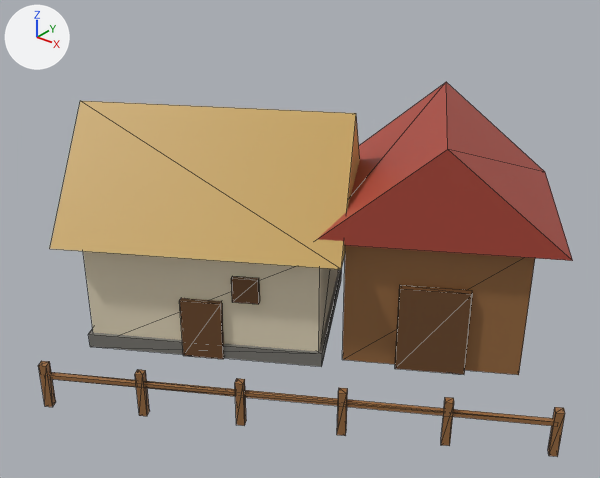
The glTF model art/models/building_8.glb as it was, and as the next commit left it.
Before and after are seen from a camera (50 mm lens) standing at (1.227, -1.609, 1.259) and looking at (0.006, -0.083, 0.313). Arrows for +X, +Y and +Z are at upper left; the lights stay in place. The picture after the commit comes second. Mesh edges are drawn as thin lines. Vertices at exactly the same position are counted once.

The first picture shows 'building_8'.
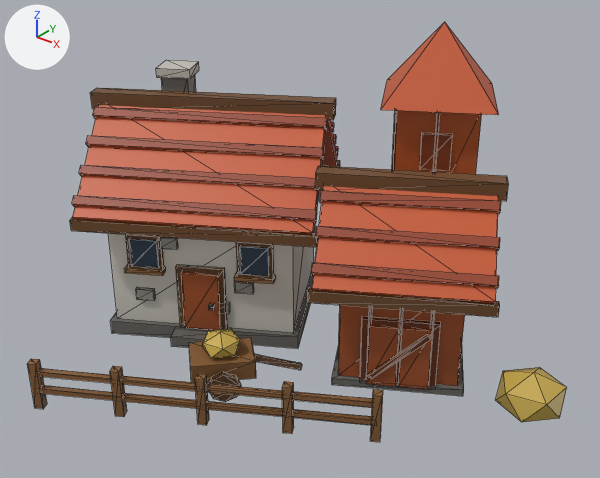
What differs and where, as boxes (x1, y1, x2, y2) in the pictures (600 x 478 px; the box of a moved part takes in the faces that stretch with it):
'building_8', reshaped (12% taller): before (38, 82, 573, 457); after (27, 22, 567, 442)
part 1 of me_building_8, moved or reshaped: before (179, 298, 224, 359); after (234, 281, 254, 294)
part 2 of me_building_8, moved or reshaped: before (231, 276, 260, 304); after (129, 239, 159, 268)
part 3 of me_building_8, moved or reshaped: before (88, 269, 342, 367); after (209, 304, 214, 310)
part 4 of me_building_8, moved or reshaped: before (48, 372, 554, 426); after (70, 217, 318, 247)
part 5 of me_building_8, moved or reshaped: before (83, 251, 338, 352); after (156, 60, 199, 79)
part 6 of me_building_8, moved or reshaped (mostly hidden afterwards): before (337, 388, 348, 436); after (433, 112, 440, 172)
part 7 of me_building_8, moved or reshaped (mostly hidden afterwards): before (395, 285, 473, 375); after (392, 110, 397, 170)
part 8 of me_building_8, moved or reshaped: before (441, 397, 454, 446); after (332, 346, 464, 396)
part 9 of me_building_8, moved or reshaped: before (342, 246, 535, 375); after (339, 305, 465, 386)
part 10 of me_building_8, moved or reshaped (mostly hidden afterwards): before (548, 407, 565, 457); after (369, 307, 372, 319)
part 11 of me_building_8, moved or reshaped (mostly hidden afterwards): before (235, 378, 246, 426); after (400, 310, 404, 321)
part 12 of me_building_8, moved or reshaped (not visible afterwards): before (38, 361, 56, 407)
part 13 of me_building_8, moved or reshaped (not visible afterwards): before (318, 82, 573, 261)
part 14 of me_building_8, rebuilt (18% narrower, 22% shorter): before (50, 101, 360, 269); after (73, 105, 326, 235)
part 15 of me_building_8, deleted (brown): before (135, 369, 150, 416)
part 16 of me_building_8, added (orange): after (27, 22, 567, 442)

What the commit changed:
me_building_8 is used by ob_building_8; location (0.0, 0.0, 0.0).
me_building_8 had 148 vertices, 220 faces and spanned x -0.77..0.76, y -0.7..0.65, z 0.0..0.62.
me_building_8 now has 657 vertices, 994 faces and spans x -0.72..0.72, y -0.72..0.56, z -0.01..0.82.
me_building_8 part 1: the loose piece of 8 vertices spanning x -0.2..-0.1, y -0.34..-0.26, z 0.0..0.17 is scaled about its middle by (0.456, 0.468, 0.188), then moved by (0.04, 0.12, 0.09).
me_building_8 part 2: the loose piece of 8 vertices spanning x -0.08..-0.01, y -0.26..-0.22, z 0.18..0.25 is moved by (-0.29, -0.08, 0.05).
me_building_8 part 3: the loose piece of 8 vertices spanning x -0.66..0.13, y -0.46..0.27, z 0.0..0.04 is scaled about its middle by (0.0224, 0.0331, 0.3), then moved by (0.09, -0.14, 0.1).
me_building_8 part 4: the loose piece of 8 vertices spanning x -0.3..0.75, y -0.69..-0.08, z 0.08..0.09 is scaled about its middle by (0.533, 0.534, 2.5), then moved by (-0.4, 0.1, 0.27).
me_building_8 part 5: the loose piece of 8 vertices spanning x -0.65..0.12, y -0.45..0.26, z 0.0..0.32 is scaled about its middle by (0.161, 0.186, 0.0781), then moved by (-0.2, 0.06, 0.52).
me_building_8 part 6: the loose piece of 8 vertices spanning x 0.32..0.34, y -0.34..-0.32, z 0.0..0.12 is scaled about its middle by (0.425, 0.475, 5.17), then moved by (-0.13, 0.59, 0.25).
me_building_8 part 7: the loose piece of 8 vertices spanning x 0.27..0.44, y -0.03..0.08, z 0.0..0.24 is scaled about its middle by (0.057, 0.0679, 2.58), then moved by (-0.32, 0.28, 0.19).
me_building_8 part 8: the loose piece of 8 vertices spanning x 0.52..0.55, y -0.22..-0.2, z 0.0..0.12 is scaled about its middle by (16.5, 16.5, 0.167), then moved by (-0.28, 0.24, -0.05).
me_building_8 part 9: the loose piece of 8 vertices spanning x -0.1..0.55, y -0.08..0.58, z 0.0..0.36 is scaled about its middle by (0.637, 0.611, 0.867), then moved by (0.03, -0.21, 0.0).
me_building_8 part 10: the loose piece of 8 vertices spanning x 0.73..0.76, y -0.1..-0.08, z 0.0..0.12 is scaled about its middle by (0.425, 0.475, 2.6), then moved by (-0.48, -0.05, 0.12).
me_building_8 part 11: the loose piece of 8 vertices spanning x 0.11..0.13, y -0.46..-0.44, z 0.0..0.12 is scaled about its middle by (0.425, 0.475, 2.6), then moved by (0.21, 0.35, 0.12).
me_building_8 part 12: the loose piece of 8 vertices spanning x -0.31..-0.28, y -0.7..-0.68, z 0.0..0.12 is scaled about its middle by (0.475, 0.425, 2.6), then moved by (0.42, 0.65, 0.12).
me_building_8 part 13: the loose piece of 6 vertices spanning x -0.19..0.64, y -0.16..0.65, z 0.36..0.62 is turned -90 degrees about the z axis through its middle and scaled by 0.489, then moved by (0.03, -0.21, -0.09).
me_building_8 part 14: the loose piece of 6 vertices spanning x -0.73..0.2, y -0.53..0.34, z 0.32..0.62 is rebuilt with 8 vertices and now spans x -0.58..0.09, y -0.45..0.1, z 0.35..0.61.
me_building_8 part 15: the loose piece of 8 vertices spanning x -0.1..-0.07, y -0.58..-0.56, z 0.0..0.12 is deleted.
me_building_8 part 16: 547 vertices added at x -0.72..0.72, y -0.72..0.56, z -0.01..0.82.
Other edits to the shape of me_building_8 do not show in these pictures.
